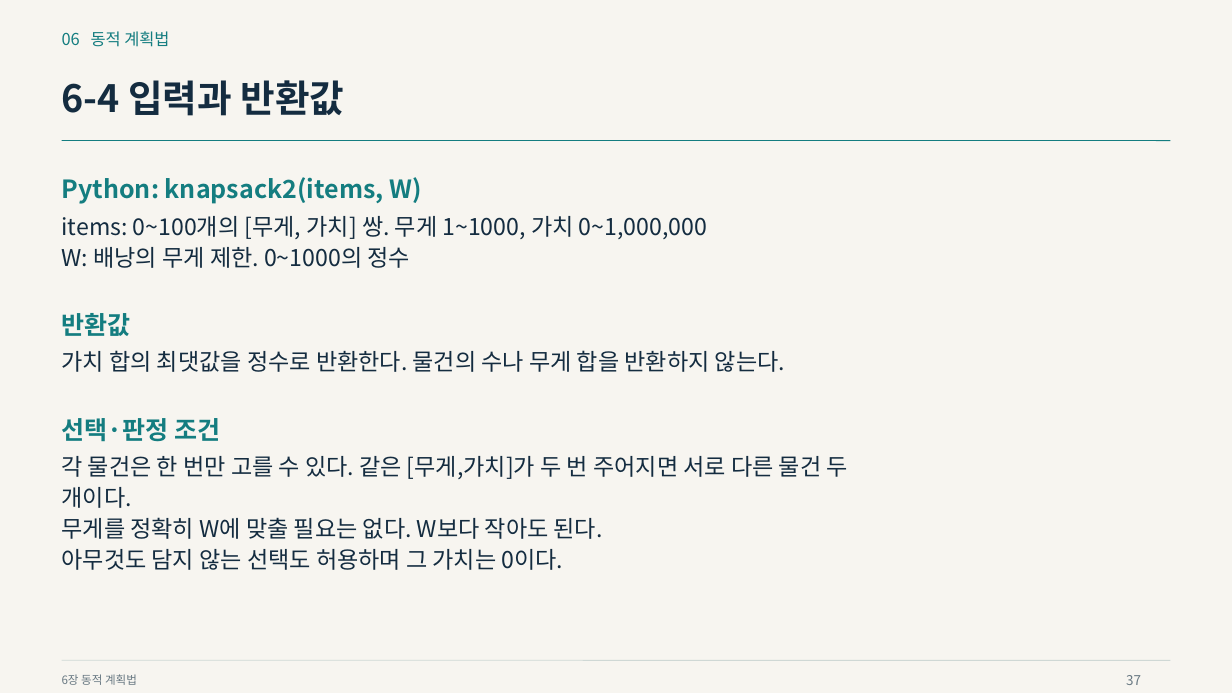
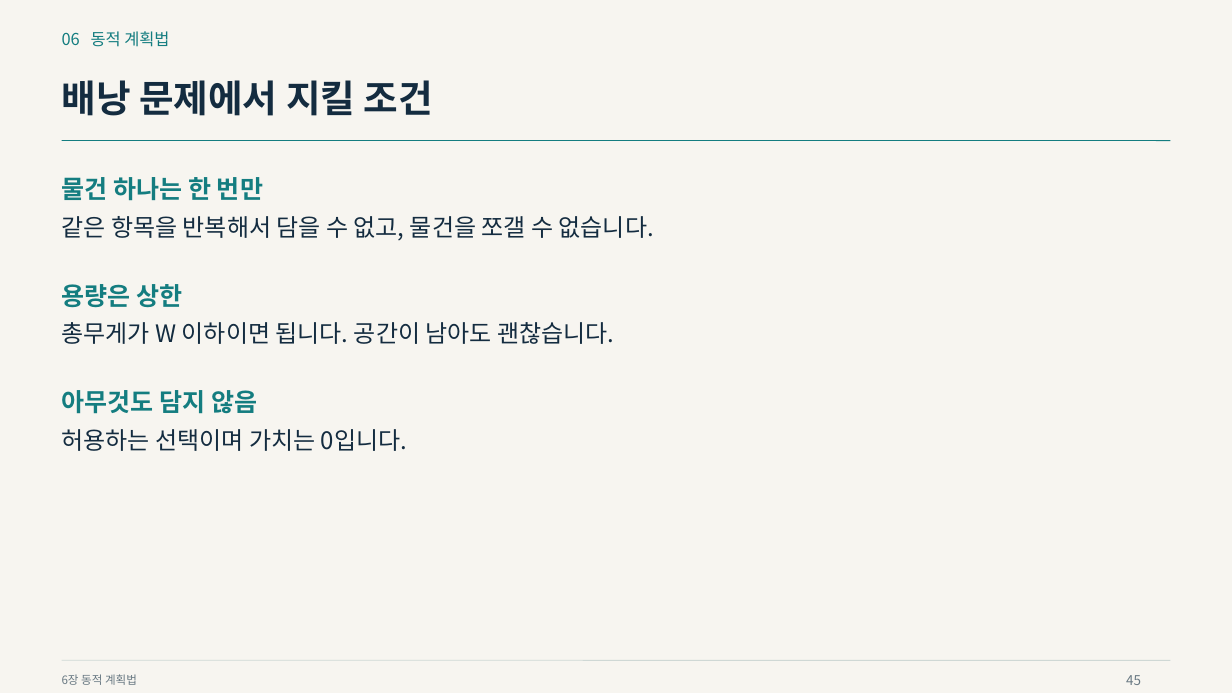
Before and after one commit to Sangdon-Park/Sangdon-Park.github.io, a slide deck: slide 45 of data/알고리즘/6장_동적_계획법.pptx (slide 37 before the commit). Drawn at 1232x693 pixels with LibreOffice and Linux fonts; fonts in the diff are those of the drawing. Boxes give left, top, right and bottom in pixels: in the first picture for what was removed or moved away, otherwise in the second. Text is boxed around its words. In the diff, an @@ line names an element or a change of style, - is before the commit and + after.

```diff
--- a/data/알고리즘/6장_동적_계획법.pptx
+++ b/data/알고리즘/6장_동적_계획법.pptx
@@ text at [62,80,433,116]: text changed @@
-6-4 입력과 반환값
+배낭 문제에서 지킬 조건
@@ text at [62,177,263,201]: text changed @@
-Python: knapsack2(items, W)
+물건 하나는 한 번만
@@ text at [62,216,654,240]: text changed; size 18 to 18.8 pt @@
-items: 0~100개의 [무게, 가치] 쌍. 무게 1~1000, 가치 0~1,000,000
-W: 배낭의 무게 제한. 0~1000의 정수
+같은 항목을 반복해서 담을 수 없고, 물건을 쪼갤 수 없습니다.
@@ text at [62,284,182,308]: text changed @@
-반환값
+용량은 상한
@@ text at [62,322,614,344]: text changed; size 18 to 18.8 pt @@
-가치 합의 최댓값을 정수로 반환한다. 물건의 수나 무게 합을 반환하지 않는다.
+총무게가 W 이하이면 됩니다. 공간이 남아도 괜찮습니다.
@@ text at [62,390,257,414]: text changed @@
-선택·판정 조건
+아무것도 담지 않음
@@ text at [62,429,407,451]: text changed; size 18 to 18.8 pt @@
-각 물건은 한 번만 고를 수 있다. 같은 [무게,가치]가 두 번 주어지면 서로 다른 물건 두
-개이다.
-무게를 정확히 W에 맞출 필요는 없다. W보다 작아도 된다.
-아무것도 담지 않는 선택도 허용하며 그 가치는 0이다.
+허용하는 선택이며 가치는 0입니다.
@@ text at [1126,675,1141,685]: text changed @@
-37
+45
```
Also in this commit, not shown: 37 other slides changed, 20 slides added, 9 slides removed, 22 other files.
